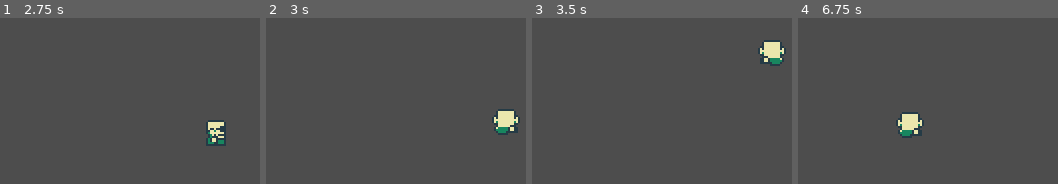
Above: before the commit, frames 1-4 (left to right).
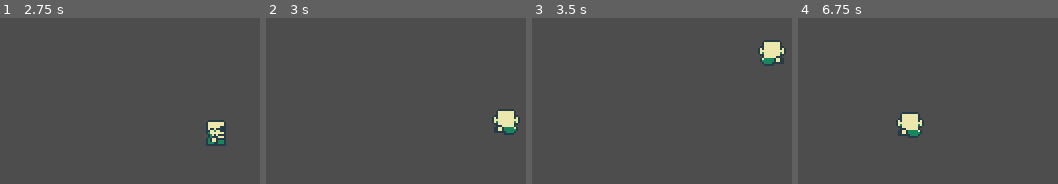
Above: after the commit, the same moments.

Repository: j4n7/godot-ws-realtime
Game: Godot game, scene res://scenes/player.tscn
Same seed, same stepped clock (60 frames per second), same inputs: the game is played once before the commit and once after it. This scene is started directly instead of the project's main scene.
Inputs:
- Up to frame 1 (2.75 s): tap Enter at 0.5 s; hold Right (ui_right) 0.53-1.28 s; hold Down (ui_down) 1.28-2.03 s; hold Right (ui_right) from 2.03 s (still down)
- Up to frame 2 (3 s): release Right (ui_right) at 2.78 s; hold Up (ui_up) from 2.78 s (still down)
- Up to frame 3 (3.5 s): keep holding Up (ui_up)
- Up to frame 4 (6.75 s): release Up (ui_up) at 3.53 s; hold Left (ui_left) 3.53-5.03 s; hold Down (ui_down) 5.03-5.78 s; hold Right (ui_right) 5.78-6.53 s; hold Up (ui_up) from 6.53 s (still down)

Frame 1 is identical in both runs. In frame 2, 0.3% of the frame differs, in the area x 87-97%, y 64-71%; in frame 3, 0.3%; in frame 4, 0.3%.
Error before the commit: Invalid operands 'Vector2i' and 'Vector2' in operator '+'. (res://scripts/player.gd:105)
Error after the commit: Invalid operands 'Vector2i' and 'Vector2' in operator '+'. (res://scripts/player.gd:117)

Commit message:
Improved walking animation cycle

Diff:
--- a/scripts/config.gd
+++ b/scripts/config.gd
@@ -1,3 +1,3 @@
 const TILE_SIZE = 16
-const DEBUG_POS = true
+const DEBUG_POS = false
 const COLLISION_PREDICTION = false
--- a/scripts/player.gd
+++ b/scripts/player.gd
@@ -1,7 +1,7 @@
 extends CharacterBody2D
 
 @onready var anim_tree = $AnimationTree
-@onready var anim_state = anim_tree.get("parameters/playback")
+@onready var anim_state = anim_tree.get('parameters/playback')
 @onready var ray = $RayCast2D
 
 var move_speed = 200 # ms per tile
@@ -9,6 +9,9 @@
 var processing_move = false
 var tile_completed = true
 var direction = Vector2.ZERO
+
+var just_stop = true
+var walk_inv = false
 
 var tile_pos = Vector2i.ZERO
 var tile_pos_pxls = Vector2.ZERO
@@ -38,7 +41,7 @@
 			if tile_completed:
 				tile_completed = false
 				store_and_send_position()
-			else: #? This else seems important to reduce lag
+			else: # ? This else seems important to reduce lag
 				move(delta)
 	elif owner_ == 'remote':
 		if not processing_move:
@@ -49,26 +52,32 @@
 func process_input():
 	if owner_ == 'local':
 		if direction.y == 0:
-			direction.x = int(Input.is_action_pressed("ui_right")) - int(Input.is_action_pressed("ui_left"))
+			direction.x = int(Input.is_action_pressed('ui_right')) - int(Input.is_action_pressed('ui_left'))
 		if direction.x == 0:
-			direction.y = int(Input.is_action_pressed("ui_down")) - int(Input.is_action_pressed("ui_up"))
+			direction.y = int(Input.is_action_pressed('ui_down')) - int(Input.is_action_pressed('ui_up'))
 	elif owner_ == 'remote':
 		if not tile_pos_inps_srv.is_empty():
 			var key = tile_pos_inps_srv.keys()[0]
 			direction = tile_pos_inps_srv[key] - tile_pos
 			tile_pos_inps_srv.erase(key)
 
+	# While pressing key, this is true
 	if direction != Vector2.ZERO and (not will_collide(direction) or owner_ == 'remote'):
 		tile_pos_pxls = position
 		processing_move = true
 
-		anim_tree.set("parameters/Idle/blend_position", direction)
-		anim_tree.set("parameters/Walk/blend_position", direction)
-		anim_tree.set("parameters/Walk Inv/blend_position", direction)
+		anim_tree.set('parameters/Idle/blend_position', direction)
+		anim_tree.set('parameters/Walk/blend_position', direction)
+		anim_tree.set('parameters/Walk Inv/blend_position', direction)
 	else:
-		anim_state.travel("Idle")
+		anim_state.travel('Idle')
+		if not just_stop:
+			just_stop = true
+			walk_inv = not walk_inv
 
 func move(delta):
+	just_stop = false
+
 	if not will_collide(direction) or owner_ == 'remote' or not Config.COLLISION_PREDICTION:
 		percent_moved += (1000 / move_speed) * delta
 		if percent_moved >= 1.0:
@@ -79,14 +88,17 @@
 			tile_completed = true
 		else:
 			position = tile_pos_pxls + (direction * Config.TILE_SIZE * percent_moved)
-		anim_state.travel("Walk")
+		if walk_inv:
+			anim_state.travel('Walk Inv')
+		else:
+			anim_state.travel('Walk')
 	else:
 		percent_moved = 0.0
 		position = tile_pos * Config.TILE_SIZE
 		processing_move = false
 		tile_completed = true
 
-		var last_key = tile_pos_inps_cln.keys()[-1]
+		var last_key = tile_pos_inps_cln.keys()[- 1]
 		tile_pos_inps_cln[last_key] = tile_pos
 		if Config.DEBUG_POS:
 			print(client_symbol, ' Corrected (client): ', tile_pos_inps_cln)
@@ -99,7 +111,7 @@
 		n = last_recon_input + 1
 	# There are still inputs to reconcile
 	else:
-		var last_key = tile_pos_inps_cln.keys()[-1]
+		var last_key = tile_pos_inps_cln.keys()[- 1]
 		n = last_key + 1
 
 	var new_tile_pos = tile_pos + direction
